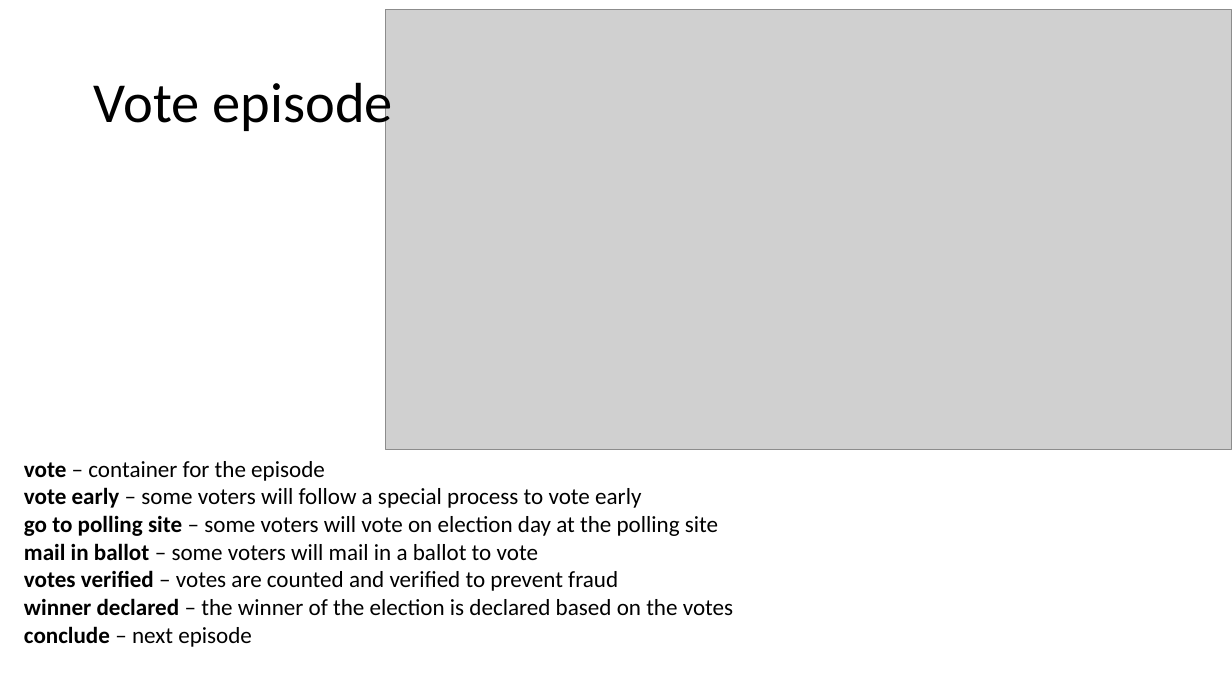
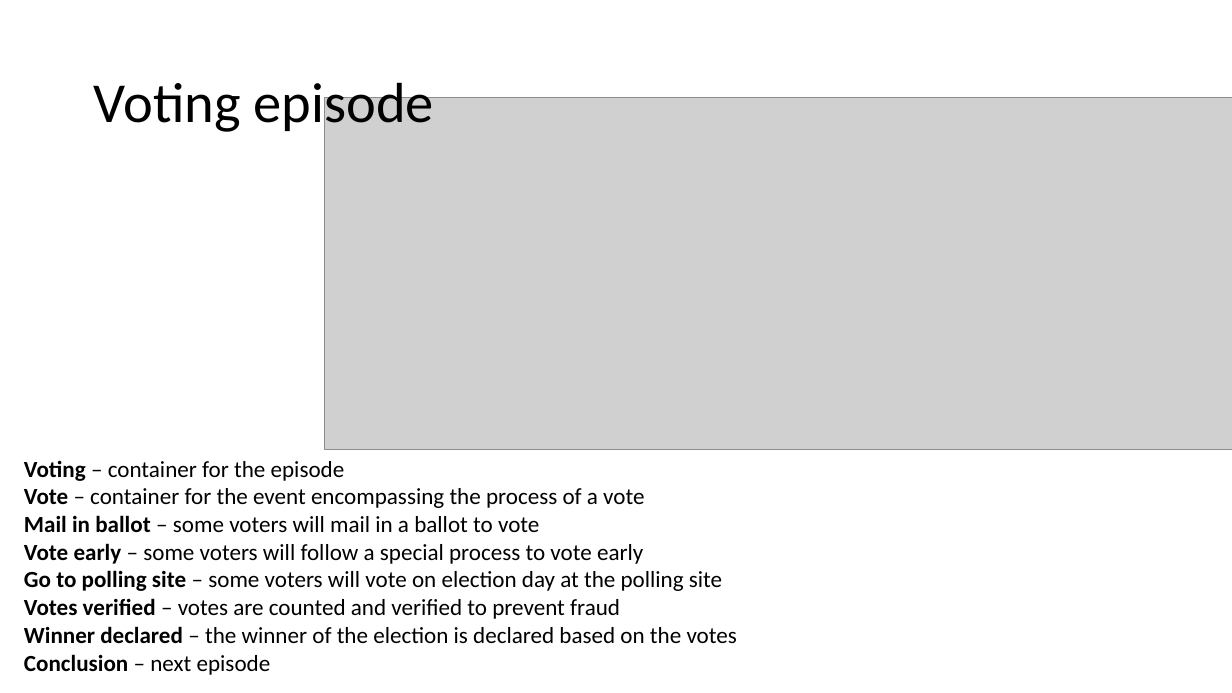
Before and after one commit to RESIN-KAIROS/schemalib, a slide deck: slide 5 of hrf/election.pptx. Drawn at 1232x693 pixels with LibreOffice and Linux fonts; fonts in the diff are those of the drawing; grey boxes stand for pictures. Boxes give left, top, right and bottom in pixels: in the first picture for what was removed or moved away, otherwise in the second. Text is boxed around its words. In the diff, an @@ line names an element or a change of style, - is before the commit and + after.

Commit message:
update election hrf

```diff
--- a/hrf/election.pptx
+++ b/hrf/election.pptx
@@ title at <box>94,82,434,135</box>: text changed @@
-Vote episode
+Voting episode
@@ picture: place and size @@
-picture at <box>386,9,1232,449</box>
+picture at <box>324,98,1232,450</box>
@@ text at <box>24,460,737,675</box>: text changed @@
-vote – container for the episode
-vote early – some voters will follow a special process to vote early
-go to polling site – some voters will vote on election day at the polling site
-mail in ballot – some voters will mail in a ballot to vote
-votes verified – votes are counted and verified to prevent fraud
-winner declared – the winner of the election is declared based on the votes
-conclude – next episode
+Voting – container for the episode
+Vote – container for the event encompassing the process of a vote
+Mail in ballot – some voters will mail in a ballot to vote
+Vote early – some voters will follow a special process to vote early
+Go to polling site – some voters will vote on election day at the polling site
+Votes verified – votes are counted and verified to prevent fraud
+Winner declared – the winner of the election is declared based on the votes
+Conclusion – next episode
```
Also in this commit, not shown: 4 other slides changed.
